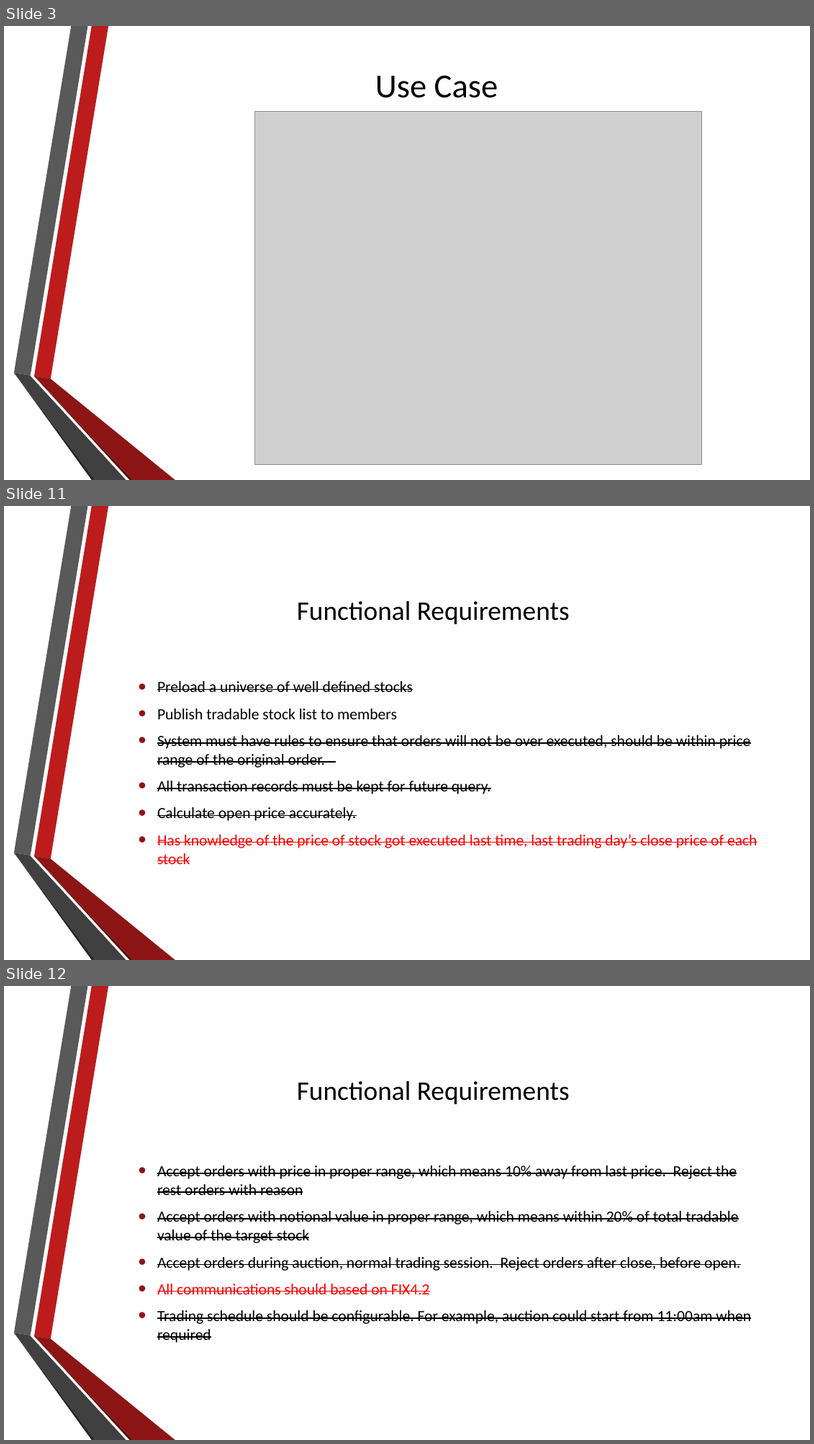
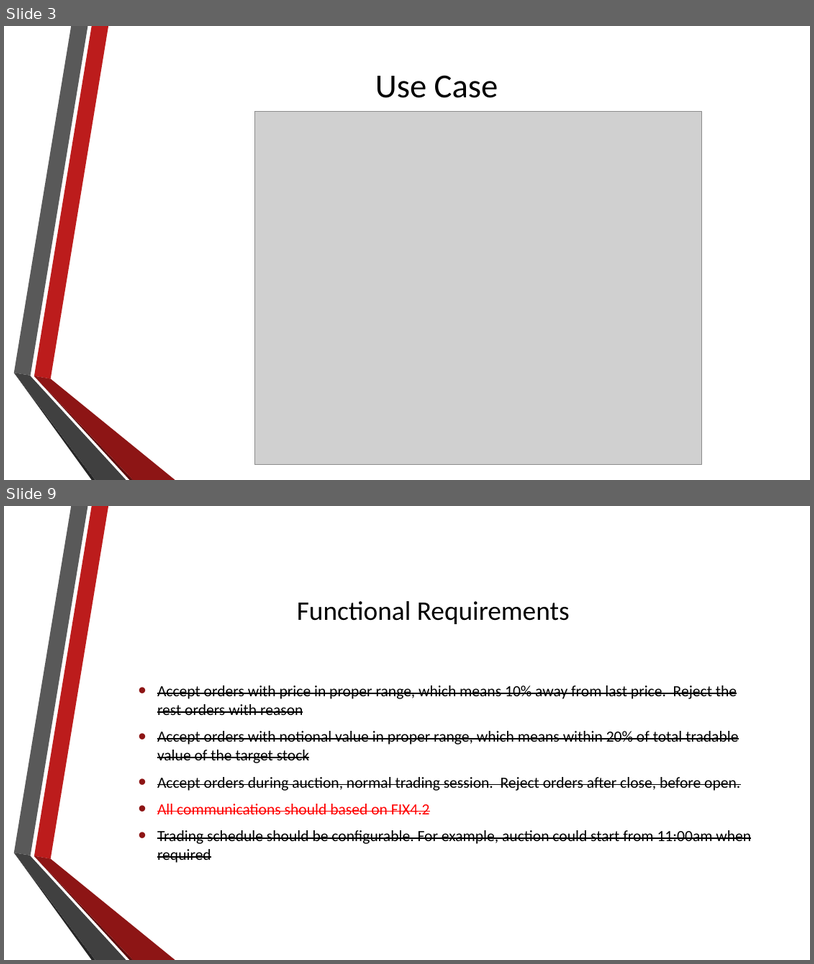
Before and after one commit to agoscinski/FinanceServiceComputing, a slide deck: presentations/ExchangeSimulator2.pptx. Shown one above the other, each under a label of ours: slides 3, 11 and 12 before the commit, slides 3 and 9 after it; the slides between them are not shown. The pictures are 814x1444 and 814x964 pixels, drawn with LibreOffice and Linux fonts; fonts in the diff are those of the drawing; grey boxes stand for pictures; background and template pictures are left out. Boxes give left, top, right and bottom in pixels: in the first picture for what was removed or moved away, otherwise in the second. Text is boxed around its words. In the diff, an @@ line names an element or a change of style, - is before the commit and + after.

```diff
--- a/presentations/ExchangeSimulator2.pptx
+++ b/presentations/ExchangeSimulator2.pptx
@@ slide 11 removed at (4, 506, 810, 960), background picture (left out); not listed: 6 template elements that a slide beside it also shows @@
@@ title removed at (297, 601, 570, 624) @@
-Functional Requirements
@@ text removed at (157, 681, 757, 864) @@
-  • Preload a universe of well defined stocks
-  • Publish tradable stock list to members
-  • System must have rules to ensure that orders will not be over executed, should be within price range of the original order.
-  • All transaction records must be kept for future query.
-  • Calculate open price accurately.
-  • Has knowledge of the price of stock got executed last time, last trading day’s close price of each stock
@@ what was slide 12 is now slide 9 @@
```
Also in this commit, not shown: 2 slides changed, 8 other slides removed.
